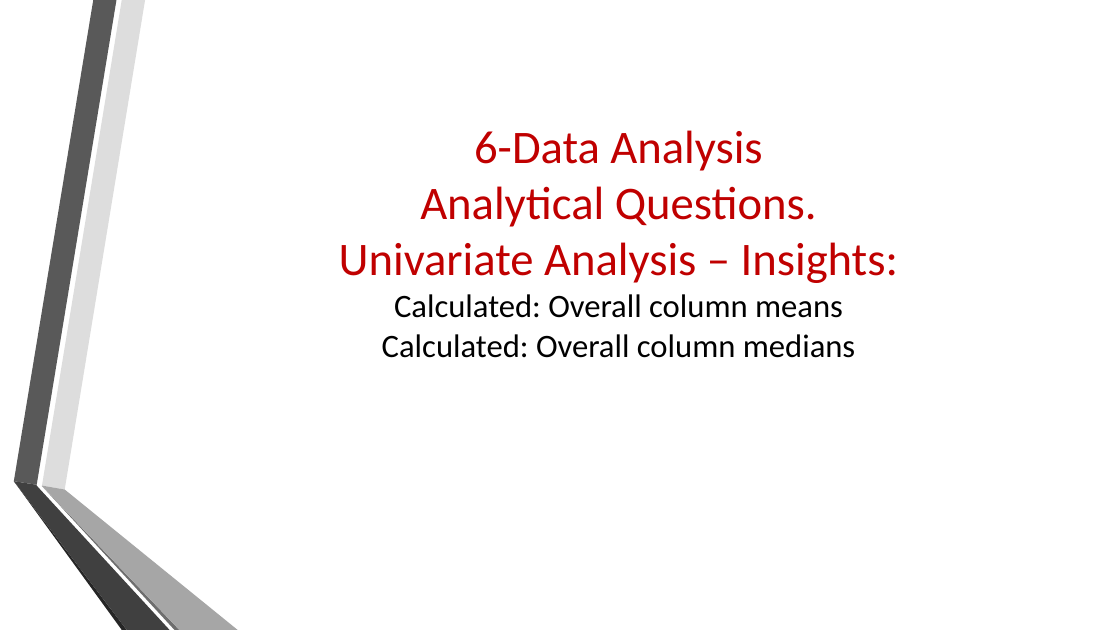
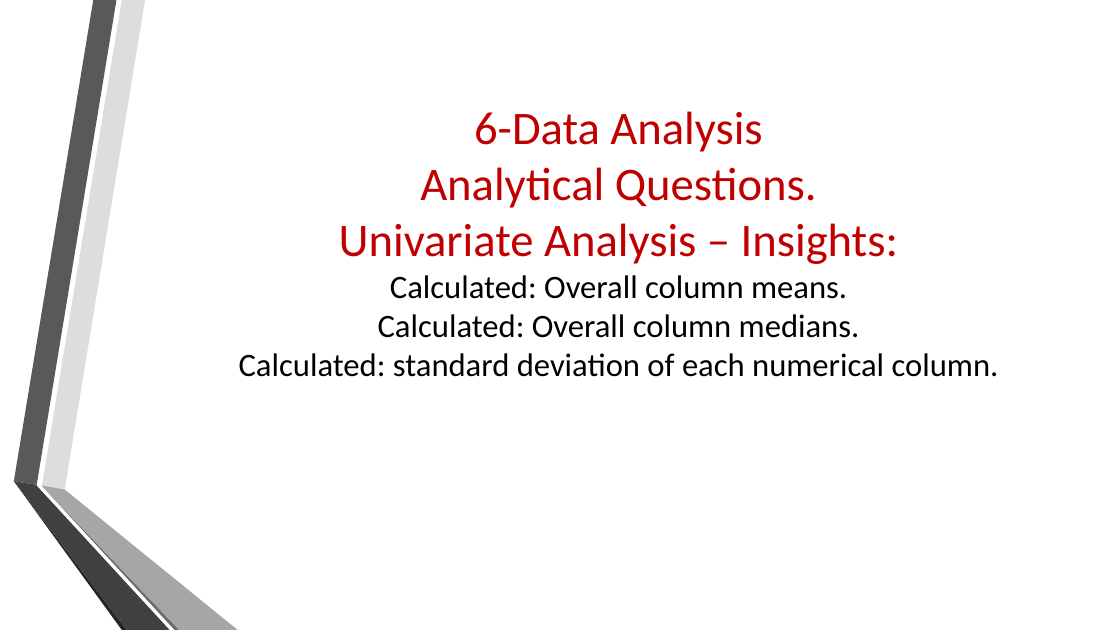
Before and after one commit to mariam530/supply-chain-project, a slide deck: slide 18 of New Microsoft PowerPoint Presentation.pptx. Drawn at 1120x630 pixels with LibreOffice and Linux fonts; fonts in the diff are those of the drawing; background and template pictures are left out. Boxes give left, top, right and bottom in pixels: in the first picture for what was removed or moved away, otherwise in the second. Text is boxed around its words. In the diff, an @@ line names an element or a change of style, - is before the commit and + after.

```diff
--- a/New Microsoft PowerPoint Presentation.pptx
+++ b/New Microsoft PowerPoint Presentation.pptx
@@ title at [239,111,999,377]: text changed; size 40 to 28 pt; text colour #C00000 to #000000 @@
-6-Data Analysis
-Analytical Questions.
-Univariate Analysis – Insights:
-Calculated: Overall column means
-Calculated: Overall column medians
+6-Data Analysis
+Analytical Questions.
+Univariate Analysis – Insights:
+Calculated: Overall column means.
+Calculated: Overall column medians.
+Calculated: standard deviation of each numerical column.
```
Also in this commit, not shown: 1 slide added, 1 other file.
